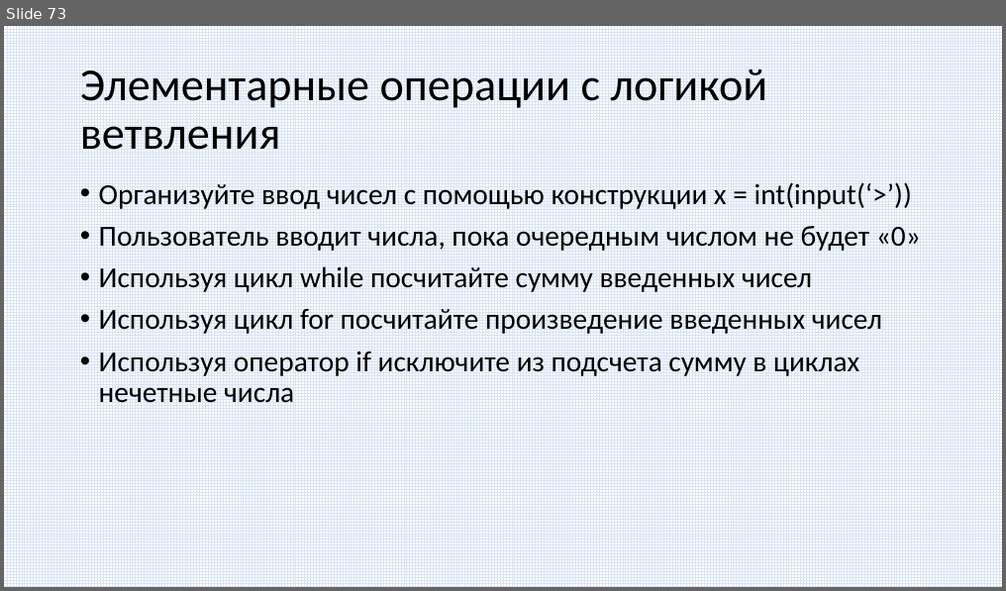
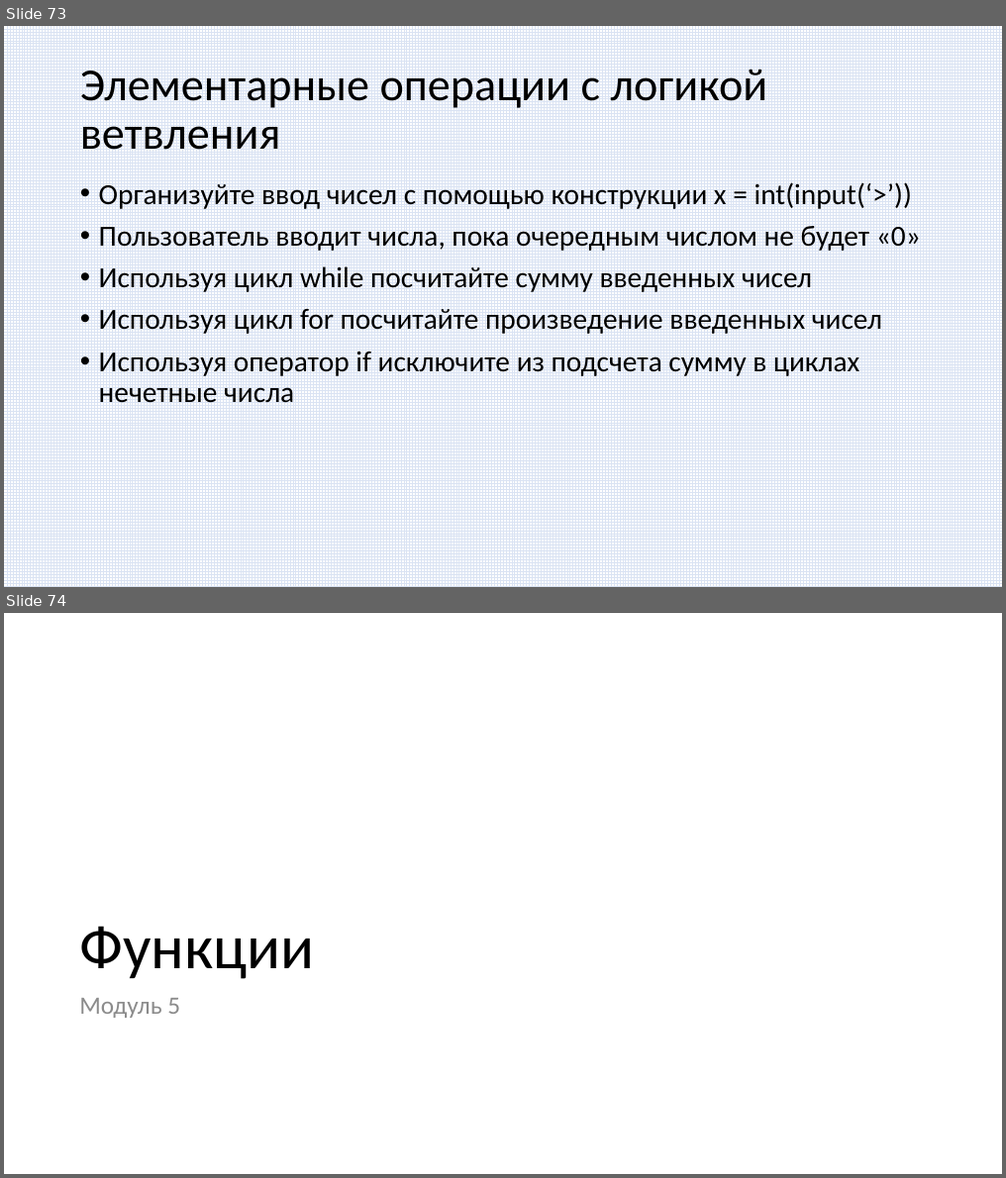
Before and after one commit to paveltsytovich/telegram-course, a slide deck: Presentation/Основы алгоритмизации и программирования.pptx. Shown one above the other, each under a label of ours: slide 73 before the commit, slides 73 and 74 after it. The pictures are 1006x591 and 1006x1178 pixels, drawn with LibreOffice and Linux fonts; fonts in the diff are those of the drawing. Boxes give left, top, right and bottom in pixels: in the first picture for what was removed or moved away, otherwise in the second. Text is boxed around its words. In the diff, an @@ line names an element or a change of style, - is before the commit and + after.

Commit message:
Начата работа над модулем ФУНКЦИИ

```diff
--- a/Presentation/Основы алгоритмизации и программирования.pptx
+++ b/Presentation/Основы алгоритмизации и программирования.pptx
@@ slide 74 added at (x1=4, y1=613, x2=1002, y2=1174), background #FFFFFF @@
@@ title added at (x1=79, y1=926, x2=314, y2=979), 60 pt, text #000000 @@
+Функции
@@ text added at (x1=79, y1=998, x2=180, y2=1018), 24 pt, text #8C8C8C @@
+Модуль 5
```
